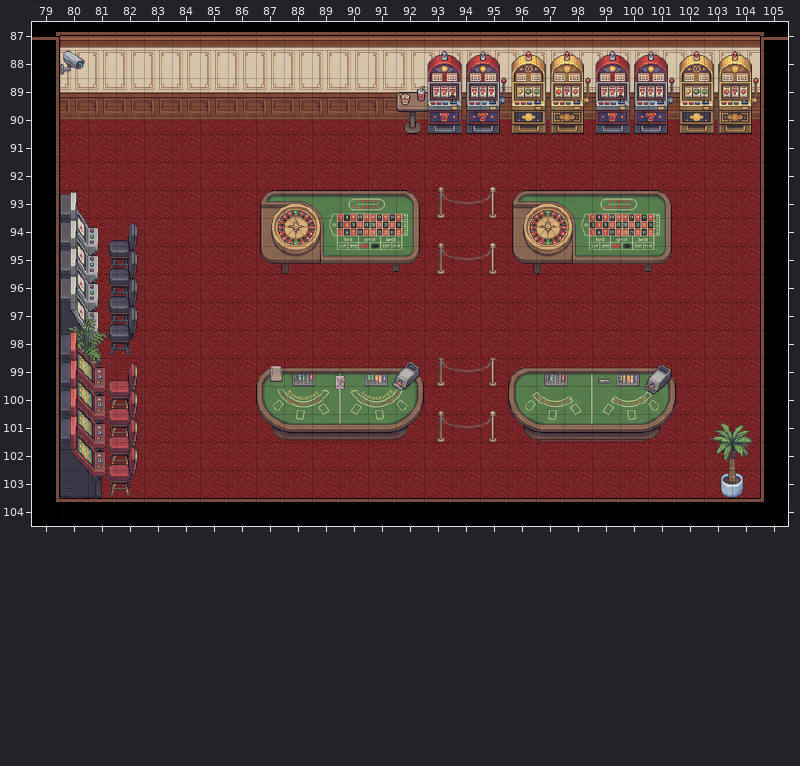
Tiled map, stored at map/Casino oop/casino_map_3232.tmx. The first picture shows the starting point.
Cells are 32x32 px. Shown: x 79..105, y 87..104. Not drawn, because the pictures are missing: unchanged layers "Ref 1", "Ref 2", "Ref3", "Ref4".
New version:
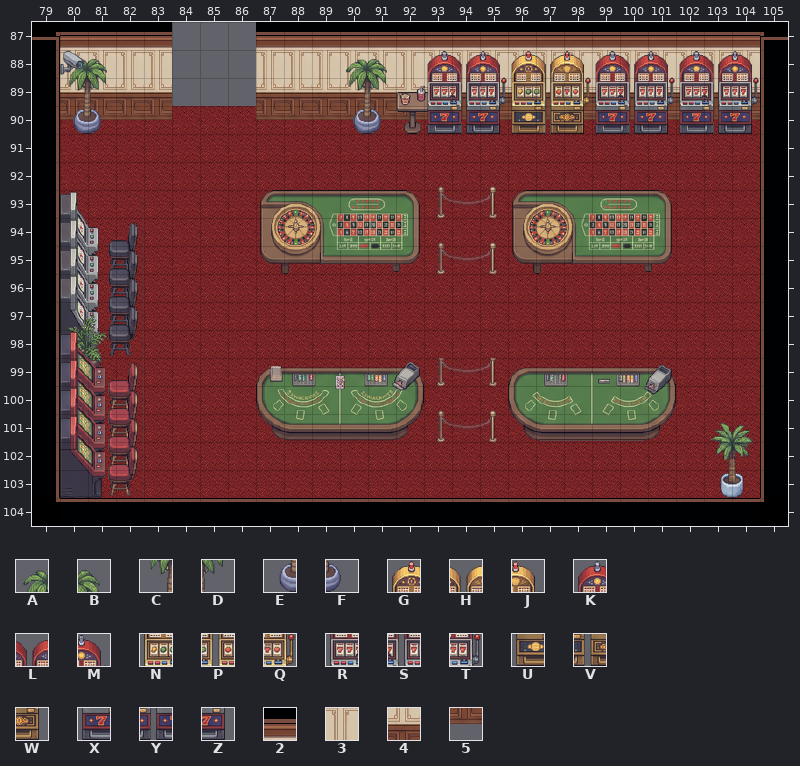
Key: from "1 other objects": A 88, B 89, C 112, D 113, E 136, F 137; from "Slot_machines": G 0, H 1, J 2, K 6, L 7, M 8, N 24, P 25, Q 26, R 30, S 31, T 32, U 48, V 49, W 50, X 54, Y 55, Z 56; from "WALLS 2 32x32": 2 478, 3 502, 4 526, 5 550.
_ is an empty cell.
The exact change:
Layer "WALLS":
y 87: x 84..86 222 -> ___
y 88: x 84..86 333 -> ___
y 89: x 84..86 444 -> ___
y 90: x 84..86 555 -> ___
Layer "DECO LOWER":
y 88: x 80..81 __ -> AB
y 89: x 80..81 __ -> CD
y 90: x 80..81 __ -> EF
Layer "DECORATION":
y 88: x 90..91 __ -> AB; x 102..104 GHJ -> KLM
y 89: x 90..91 __ -> CD; x 102..104 NPQ -> RST
y 90: x 90..91 __ -> EF; x 102..104 UVW -> XYZ
Where, in picture pixels (left, top, right, bottom), the same in both pictures:
removed: (172, 22, 256, 120)
added: (66, 59, 107, 134)
added: (346, 59, 387, 134)
changed: (680, 50, 759, 134)
